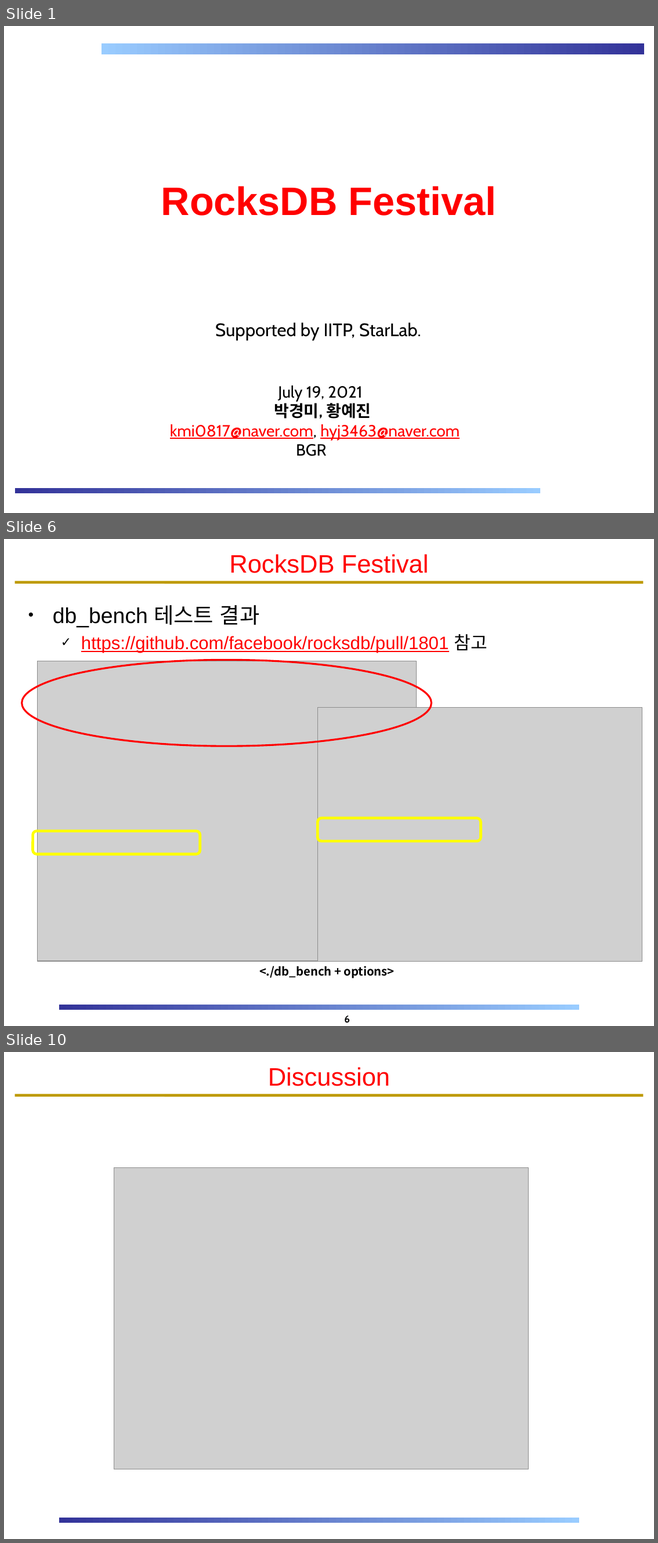
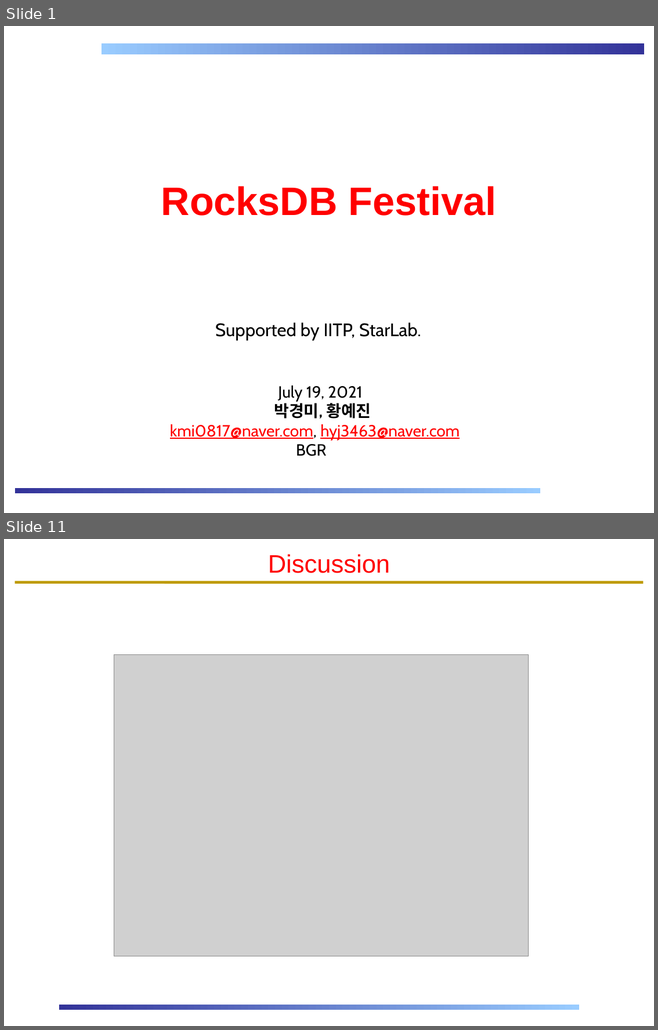
Before and after one commit to DKU-StarLab/RocksDB_Festival, a slide deck: RF7_Team_Interface/RocksDB_Festival_BGR.pptx. Shown one above the other, each under a label of ours: slides 1, 6 and 10 before the commit, slides 1 and 11 after it; the slides between them are not shown. The pictures are 658x1543 and 658x1030 pixels, drawn with LibreOffice and Linux fonts; fonts in the diff are those of the drawing; grey boxes stand for pictures; background and template pictures are left out. Boxes give left, top, right and bottom in pixels: in the first picture for what was removed or moved away, otherwise in the second. Text is boxed around its words. In the diff, an @@ line names an element or a change of style, - is before the commit and + after.

```diff
--- a/RF7_Team_Interface/RocksDB_Festival_BGR.pptx
+++ b/RF7_Team_Interface/RocksDB_Festival_BGR.pptx
@@ slide 6 removed at (4,539,654,1026), background #FFFFFF; not listed: 2 template elements that a slide beside it also shows @@
@@ title removed at (229,554,429,573) @@
-RocksDB Festival
@@ text removed at (53,605,487,653) @@
-• db_bench 테스트 결과
-  ✓ https://github.com/facebook/rocksdb/pull/1801 참고
@@ ellipse removed at (21,660,431,746) @@
@@ picture removed at (37,661,416,961) @@
@@ picture removed at (318,707,642,961) @@
@@ rounded rectangle removed at (32,831,199,855) @@
@@ rounded rectangle removed at (318,819,481,842) @@
@@ text removed at (259,966,394,979) @@
-<./db_bench + options>
@@ page number removed at (344,1016,350,1023) @@
-6
@@ what was slide 10 is now slide 11 @@
```
Also in this commit, not shown: 7 slides changed, 2 slides added, 1 other file.
